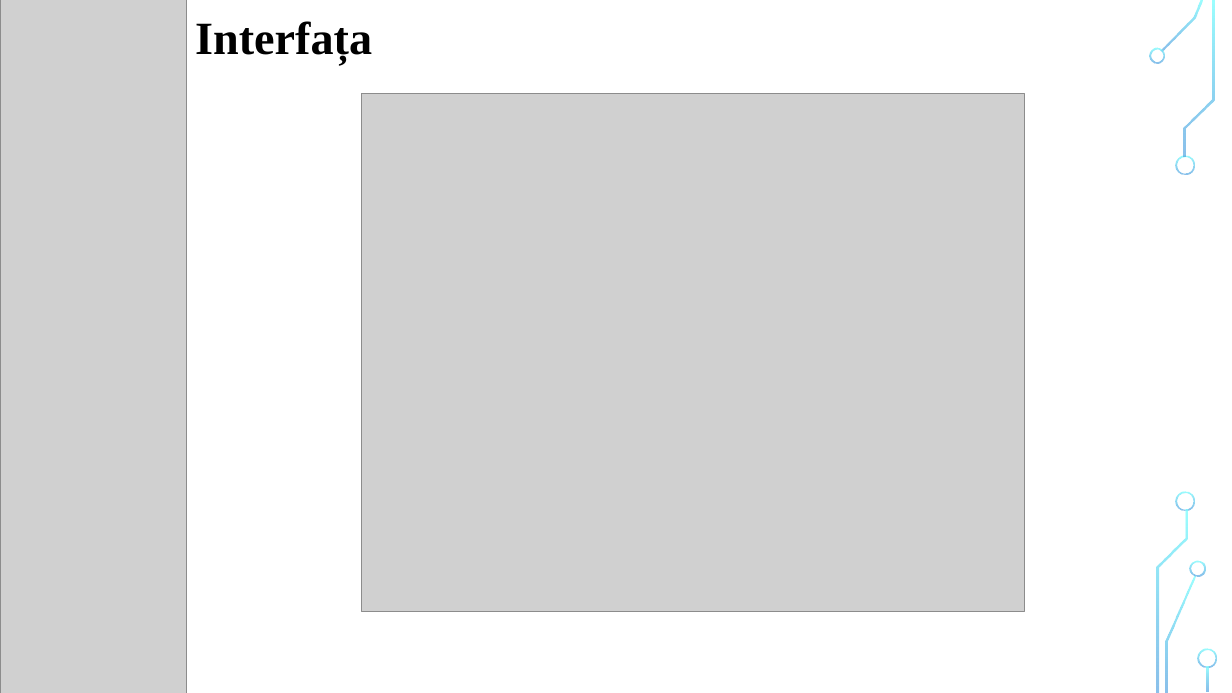
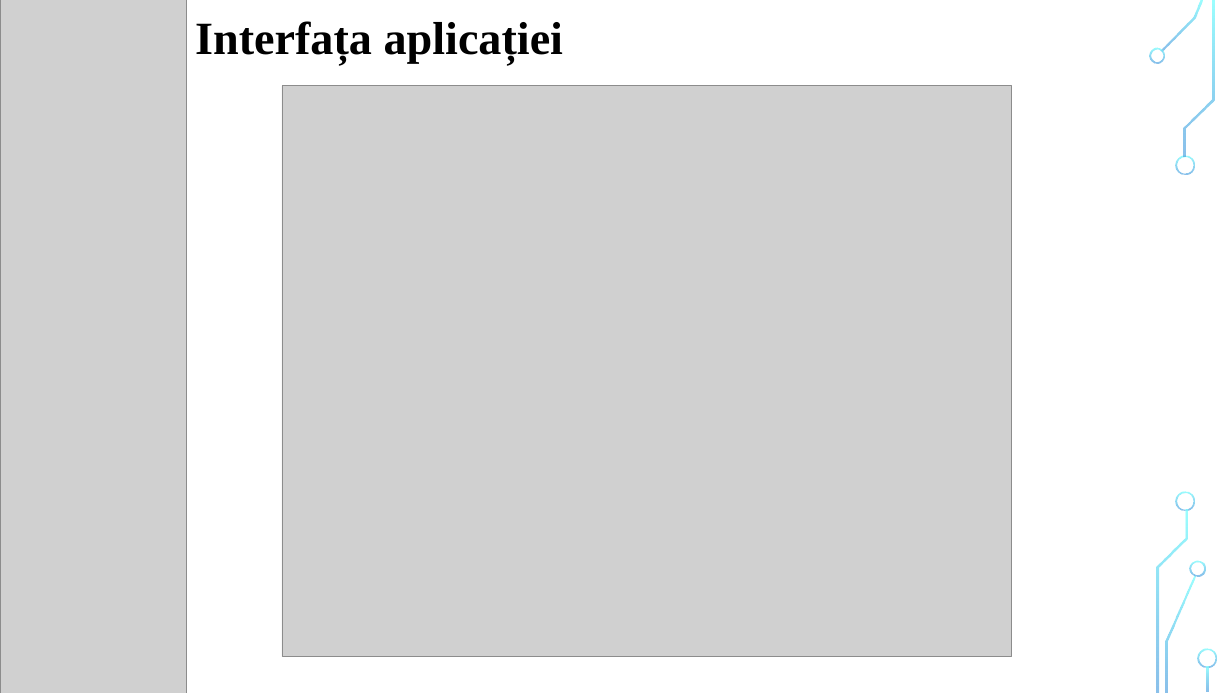
Before and after one commit to liviubrinza/alice, a slide deck: slide 14 of documentation/Prezentare.pptx (slide 11 before the commit). Drawn at 1232x693 pixels with LibreOffice and Linux fonts; fonts in the diff are those of the drawing; grey boxes stand for pictures; background and template pictures are left out. Boxes give left, top, right and bottom in pixels: in the first picture for what was removed or moved away, otherwise in the second. Text is boxed around its words. In the diff, an @@ line names an element or a change of style, - is before the commit and + after.

Commit message:
update

```diff
--- a/documentation/Prezentare.pptx
+++ b/documentation/Prezentare.pptx
@@ text at (195,21,563,63): text changed @@
-Interfața
+Interfața aplicației
@@ picture: place and size @@
-picture at (362,93,1025,612)
+picture at (282,86,1012,657)
```
Also in this commit, not shown: 8 other slides changed, 4 slides added.
